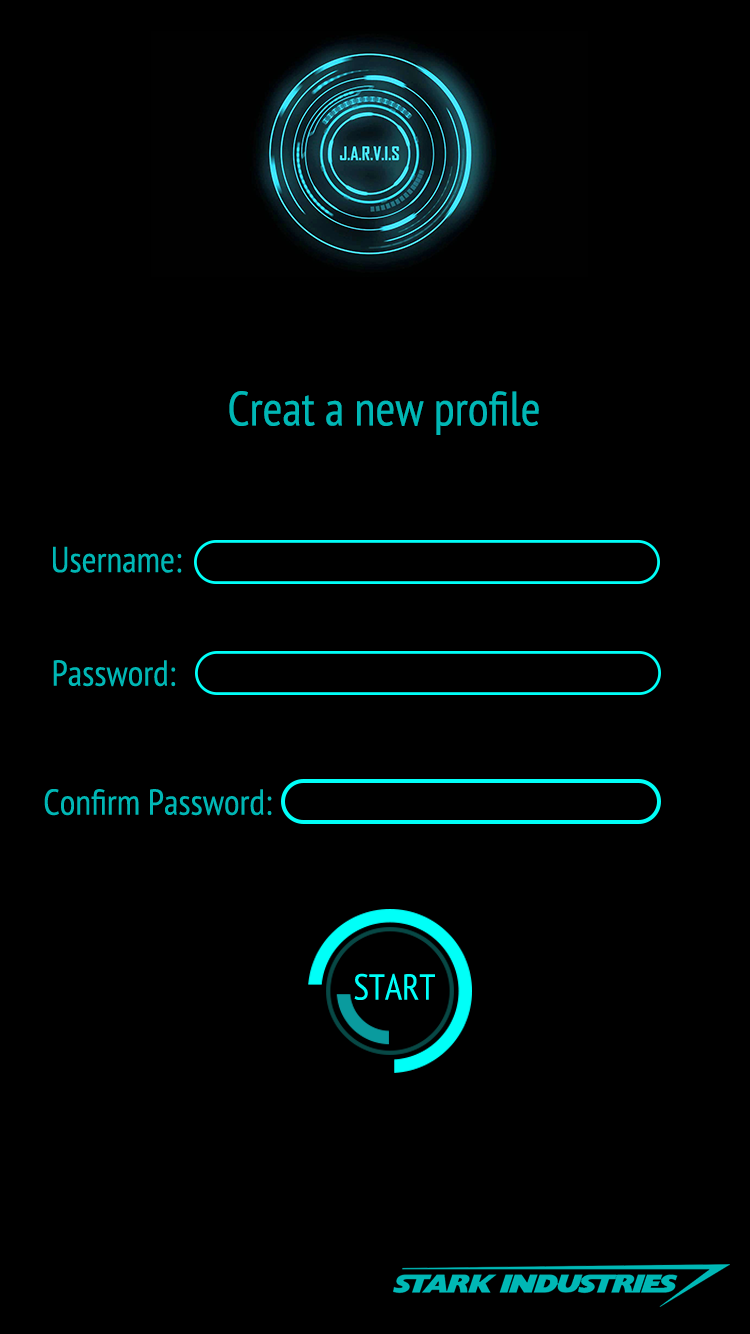
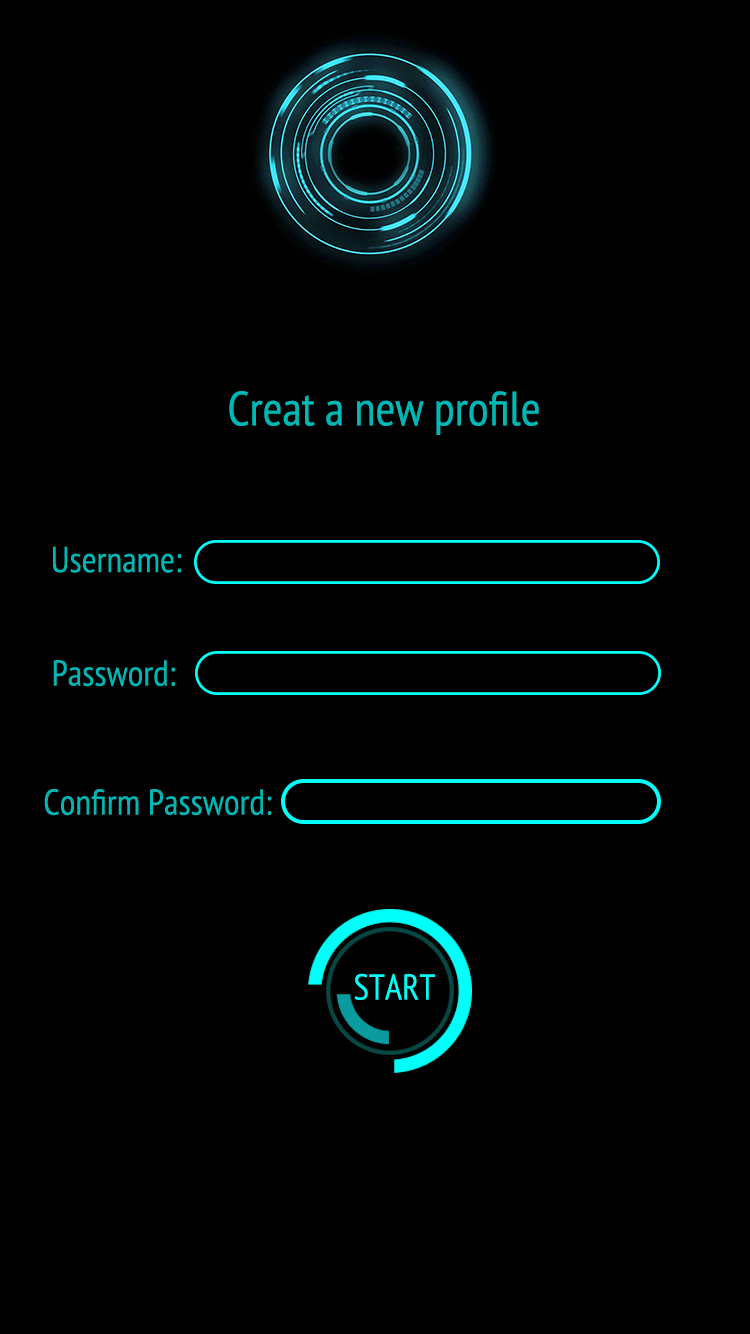
Layers edited between the first and the second 750x1334 image:
painted on "maxresdefault" over <box>318,112,420,201</box>
removed layer "Stark_Industries_logo" over <box>393,1264,730,1307</box>
